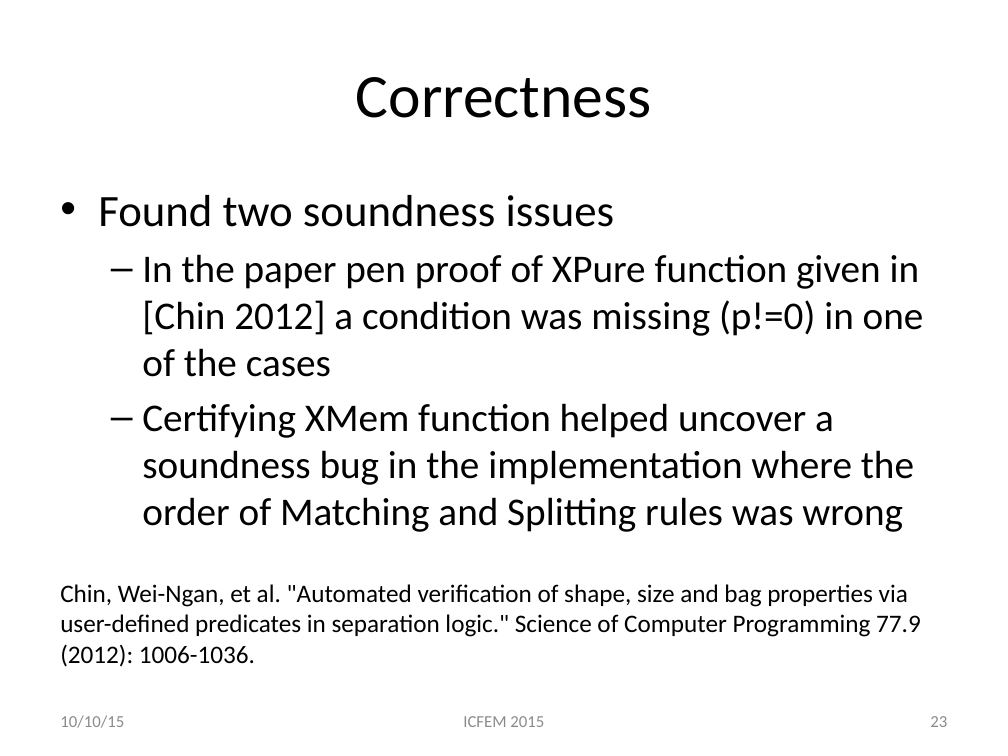
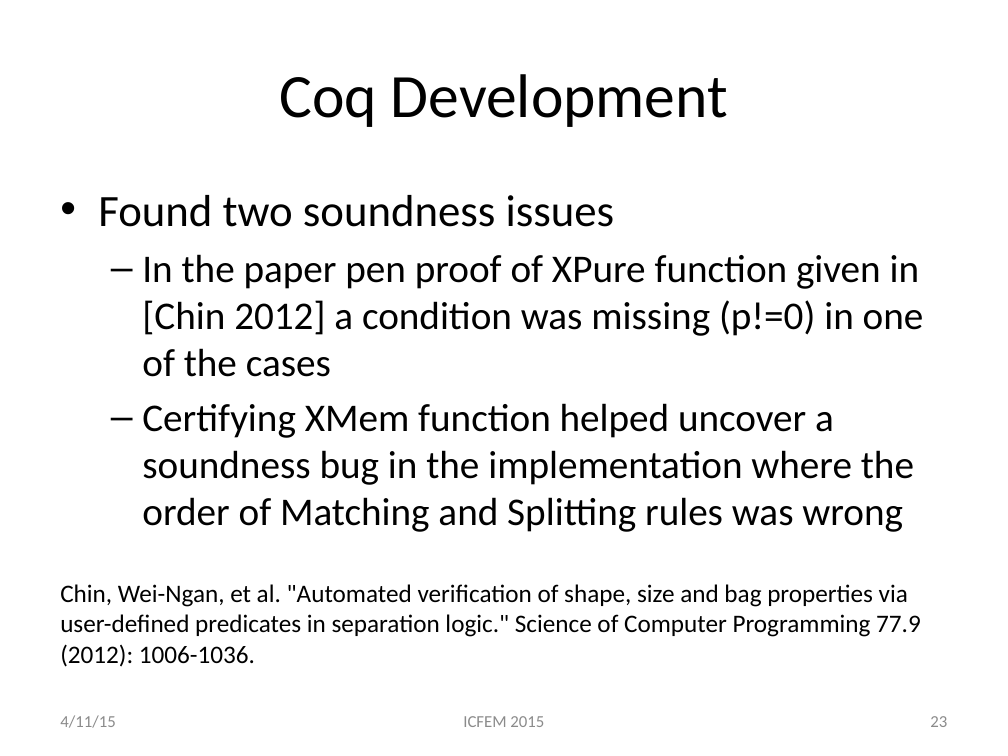
Before and after one commit to asankhaya/asankhaya.github.io, a slide deck: slide 23 of ppt/Specifying-Compatible-Sharing-in-Data-Structures.pptx. Drawn at 1008x756 pixels with LibreOffice and Linux fonts; fonts in the diff are those of the drawing. Boxes give left, top, right and bottom in pixels: in the first picture for what was removed or moved away, otherwise in the second. Text is boxed around its words. In the diff, an @@ line names an element or a change of style, - is before the commit and + after.

```diff
--- a/ppt/Specifying-Compatible-Sharing-in-Data-Structures.pptx
+++ b/ppt/Specifying-Compatible-Sharing-in-Data-Structures.pptx
@@ title at <box>279,74,728,127</box>: text changed @@
-Correctness
+Coq Development
@@ text at <box>60,715,115,728</box>: text changed @@
-10/10/15
+4/11/15
```
Also in this commit, not shown: 25 other slides changed.
